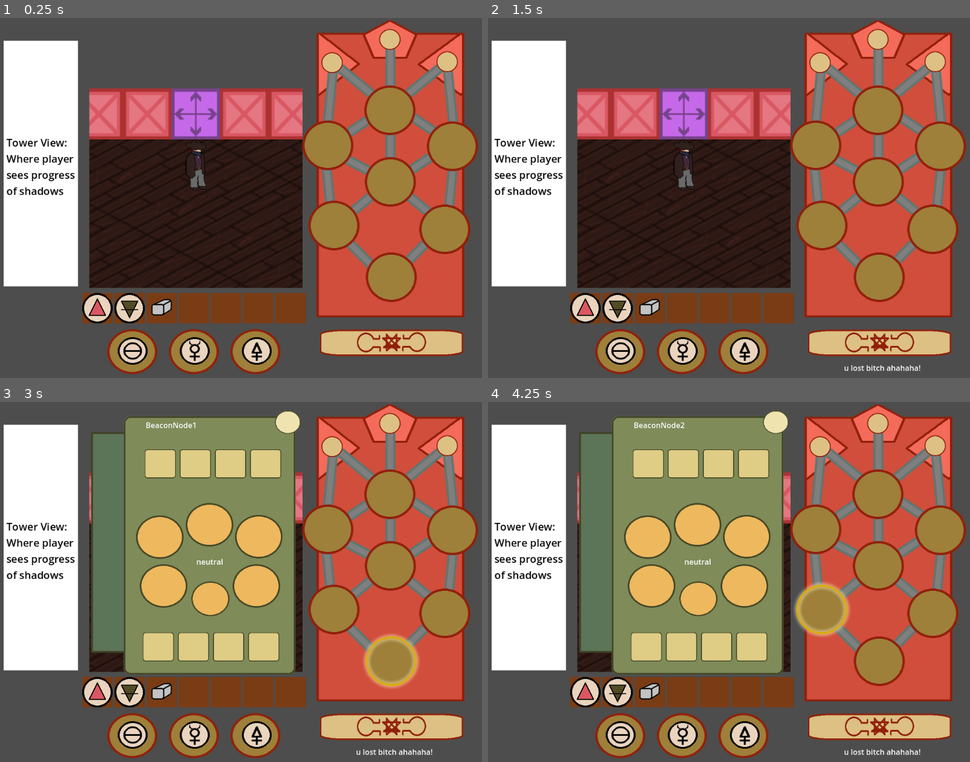
Above: before the commit, frames 1-4 (two rows, left to right).
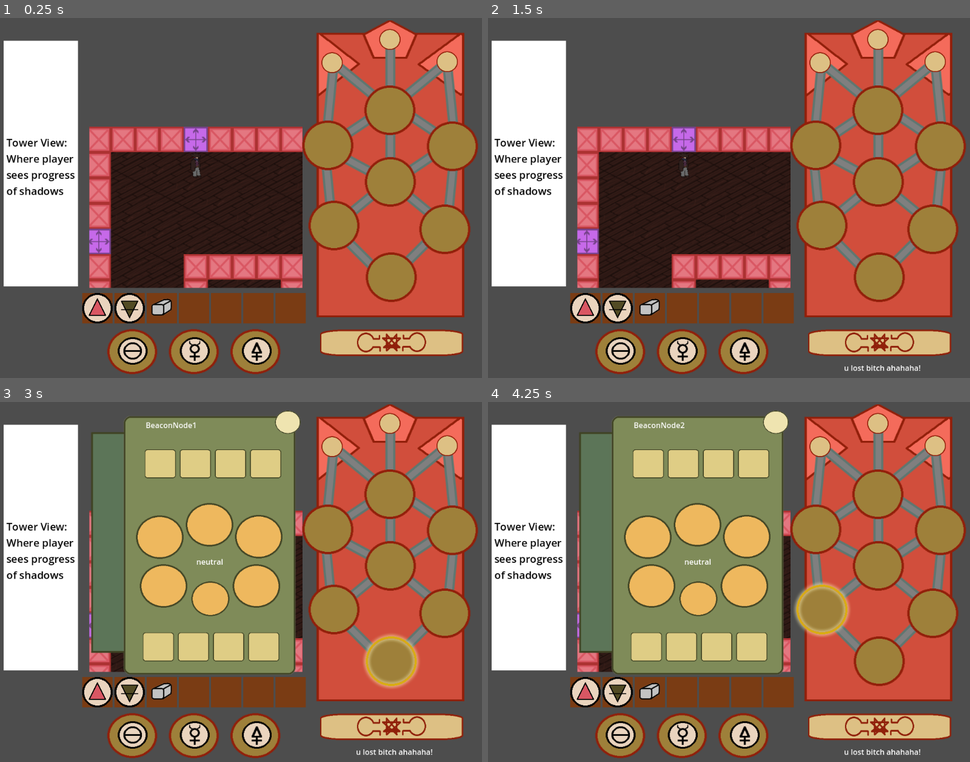
Above: after the commit, the same moments.

Repository: mccajd/Quintessential
Game: Godot game, scene res://Levels/beacon_puzzle_main.tscn
Two runs of this game, one before a commit and one after it. Both use one fixed random seed, a clock stepped at 60 frames per second and the inputs below. The engine's default icon, where the game draws it, is replaced by a stand-in: a white triangle on a blue panel in a dark square.
Inputs (mouse positions are in pixels of both pictures, inside the frame that each line leads up to):
- Up to frame 1 (0.25 s): no input
- Up to frame 2 (1.5 s): click (878, 342) at 0.5 s; click (878, 342) at 1.25 s
- Up to frame 3 (3 s): click (390, 726) at 2 s; tap Enter at 2.75 s; move the mouse to (390, 661) at 2.77 s; press the mouse at (390, 661) at 2.78 s
- Up to frame 4 (4.25 s): tap Space at 3.5 s; move the mouse to (820, 607) at 3.52 s; release the mouse at (820, 607) at 3.53 s; click (820, 607) at 3.6 s

The runs differ from the first frame. In frame 1, 11% of the frame differs, in the area x 18-63%, y 19-76%; in frame 2, 11%; in frame 3, 0.9%; in frame 4, 0.9%.

Commit message:
chore: reset camera to 1 scale

Diff:
--- a/Scenes/wanderer.tscn
+++ b/Scenes/wanderer.tscn
@@ -44,4 +44,3 @@
 debug_color = Color(0.990805, 0.0913518, 0, 0.42)
 
 [node name="Camera2D" type="Camera2D" parent="."]
-zoom = Vector2(2, 2)
